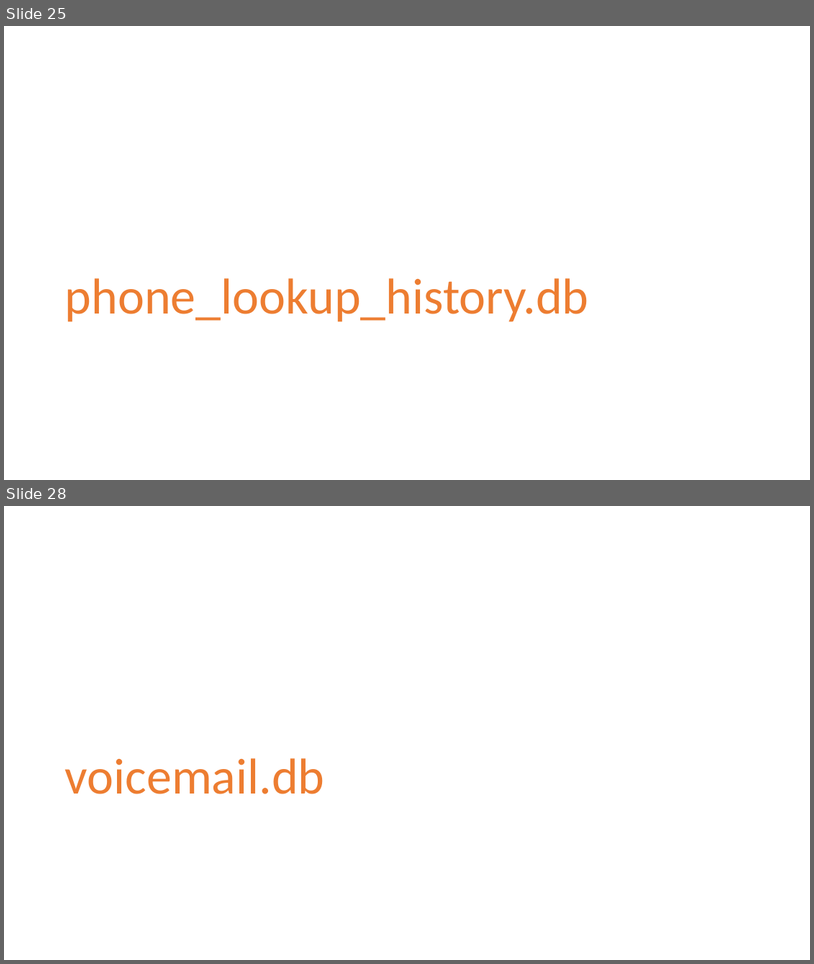
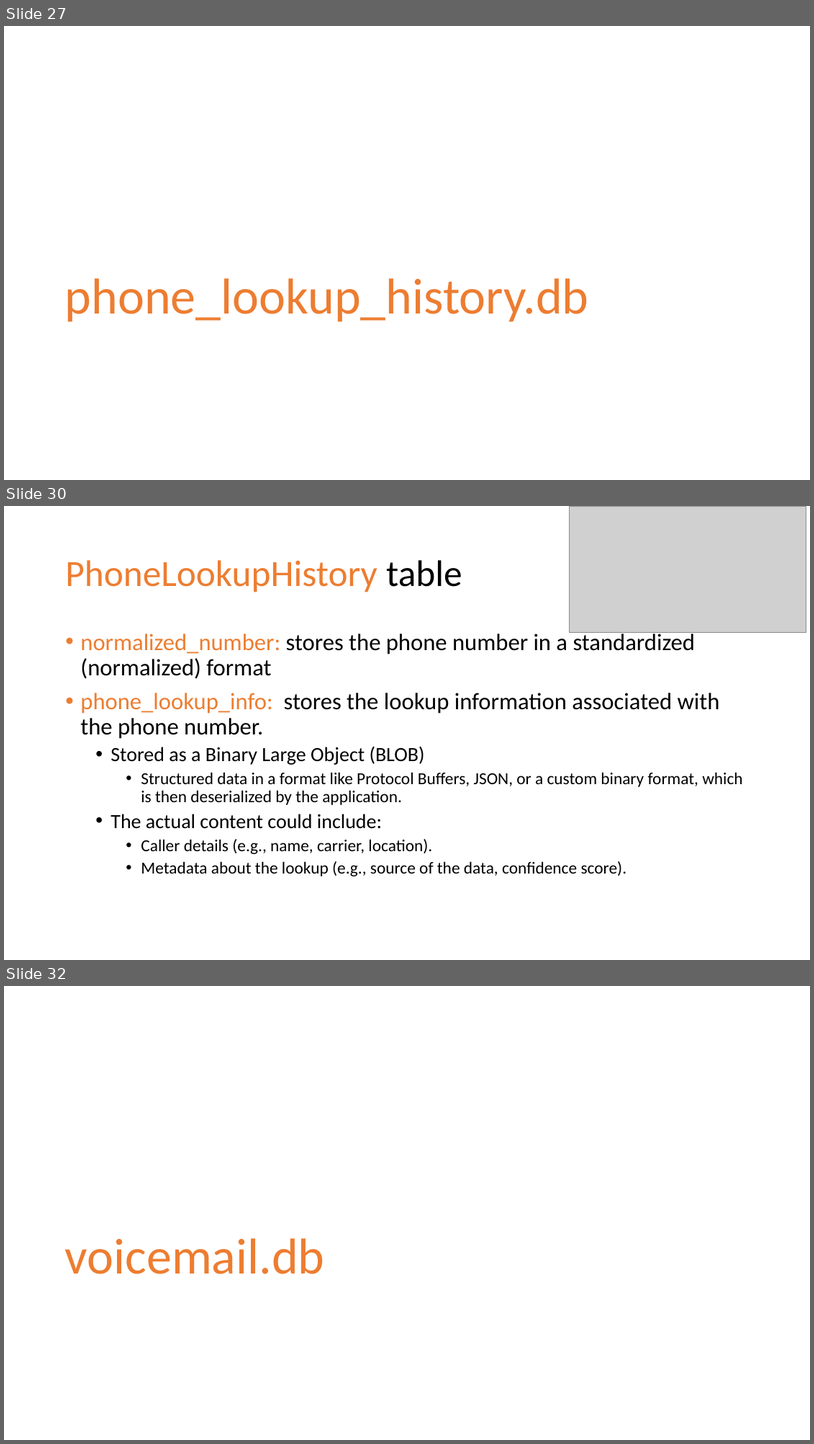
Before and after one commit to frankwxu/digital-forensics-lab, a slide deck: Android10/5_2_2_GMS_App_Investigations_Dialer.pptx. Shown one above the other, each under a label of ours: slides 25 and 28 before the commit, slides 27, 30 and 32 after it; the slides between them are not shown. The pictures are 814x964 and 814x1444 pixels, drawn with LibreOffice and Linux fonts; fonts in the diff are those of the drawing; grey boxes stand for pictures; background and template pictures are left out. Boxes give left, top, right and bottom in pixels: in the first picture for what was removed or moved away, otherwise in the second. Text is boxed around its words. In the diff, an @@ line names an element or a change of style, - is before the commit and + after.

```diff
--- a/Android10/5_2_2_GMS_App_Investigations_Dialer.pptx
+++ b/Android10/5_2_2_GMS_App_Investigations_Dialer.pptx
@@ slide 30 added at (x1=4, y1=506, x2=810, y2=960), background #FFFFFF @@
@@ picture added at (x1=570, y1=506, x2=806, y2=632) @@
@@ title added at (x1=65, y1=560, x2=462, y2=592), 44 pt, text #ED7D31 @@
+PhoneLookupHistory table
@@ text added at (x1=80, y1=631, x2=743, y2=876), 20 pt, text #000000 @@
+• normalized_number: stores the phone number in a standardized (normalized) format
+• phone_lookup_info: stores the lookup information associated with the phone number.
+  • Stored as a Binary Large Object (BLOB)
+    • Structured data in a format like Protocol Buffers, JSON, or a custom binary format, which is then deserialized by the application.
+  • The actual content could include:
+    • Caller details (e.g., name, carrier, location).
+    • Metadata about the lookup (e.g., source of the data, confidence score).
@@ what was slide 25 is now slide 27 @@
@@ what was slide 28 is now slide 32 @@
```
Also in this commit, not shown: 2 slides changed, 3 other slides added.
